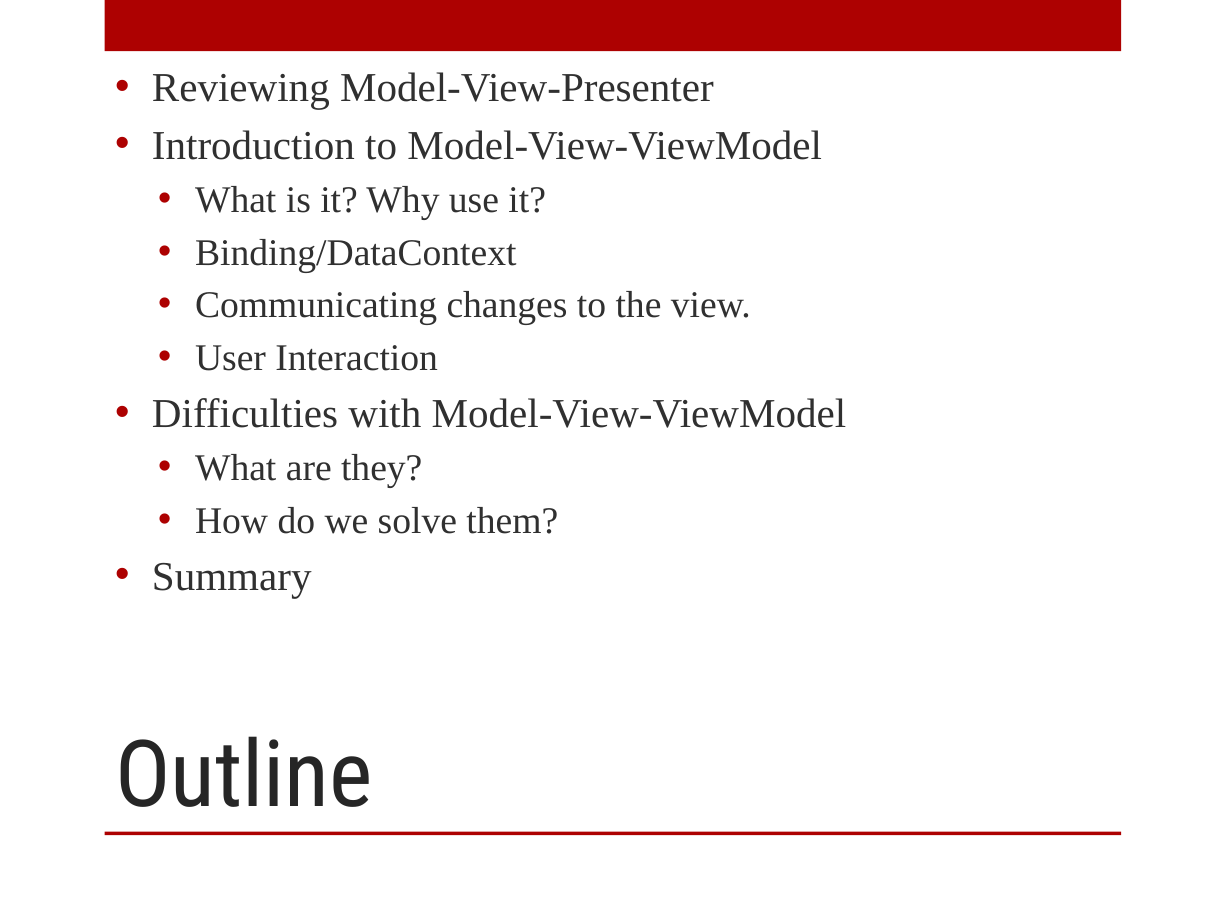
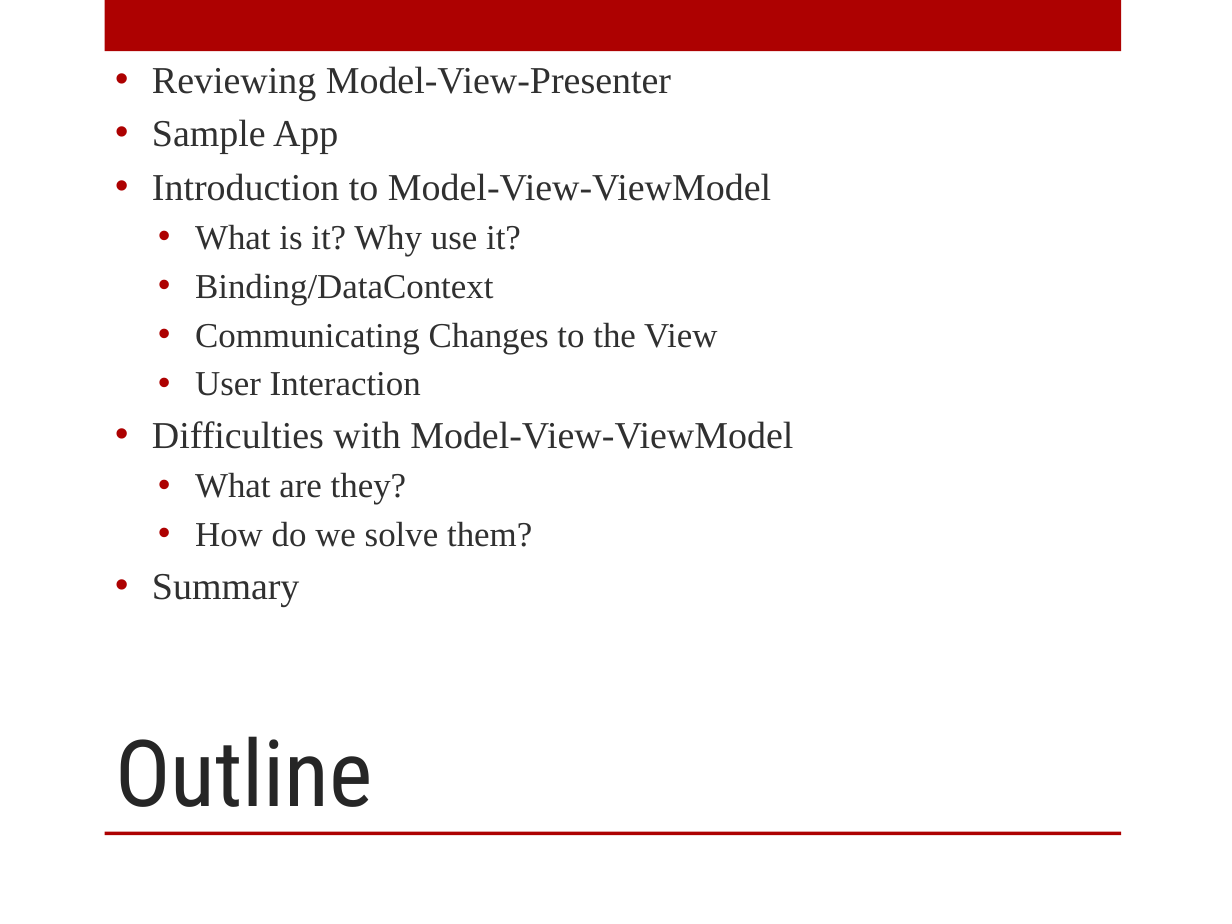
Before and after one commit to arcresources/MVPtoMVVM, a slide deck: slide 2 of docs/MVP to MVVM.pptx. Drawn at 1232x924 pixels with LibreOffice and Linux fonts; fonts in the diff are those of the drawing; background and template pictures are left out. Boxes give left, top, right and bottom in pixels: in the first picture for what was removed or moved away, otherwise in the second. Text is boxed around its words. In the diff, an @@ line names an element or a change of style, - is before the commit and + after.

Commit message:
completed first review of the slide deck.

```diff
--- a/docs/MVP to MVVM.pptx
+++ b/docs/MVP to MVVM.pptx
@@ text at <box>152,119,338,154</box>: paragraph added @@
+• Sample App
@@ text at <box>152,173,793,607</box>: size 24 to 22.2 pt in "Reviewing Model-View-Presenter", "Introduction to Model-View-ViewModel", "Difficulties with Model-View-ViewModel", "Summary"; size 22 to 20.4 pt in "What is it? Why use it?", "Binding/DataContext", "User Interaction", "What are they?" and 1 more places @@
@@ text at <box>195,322,717,354</box>: text changed; size 22 to 20.4 pt @@
-  • Communicating changes to the view.
+  • Communicating Changes to the View
```
Also in this commit, not shown: 3 other slides changed, 3 slides added.
